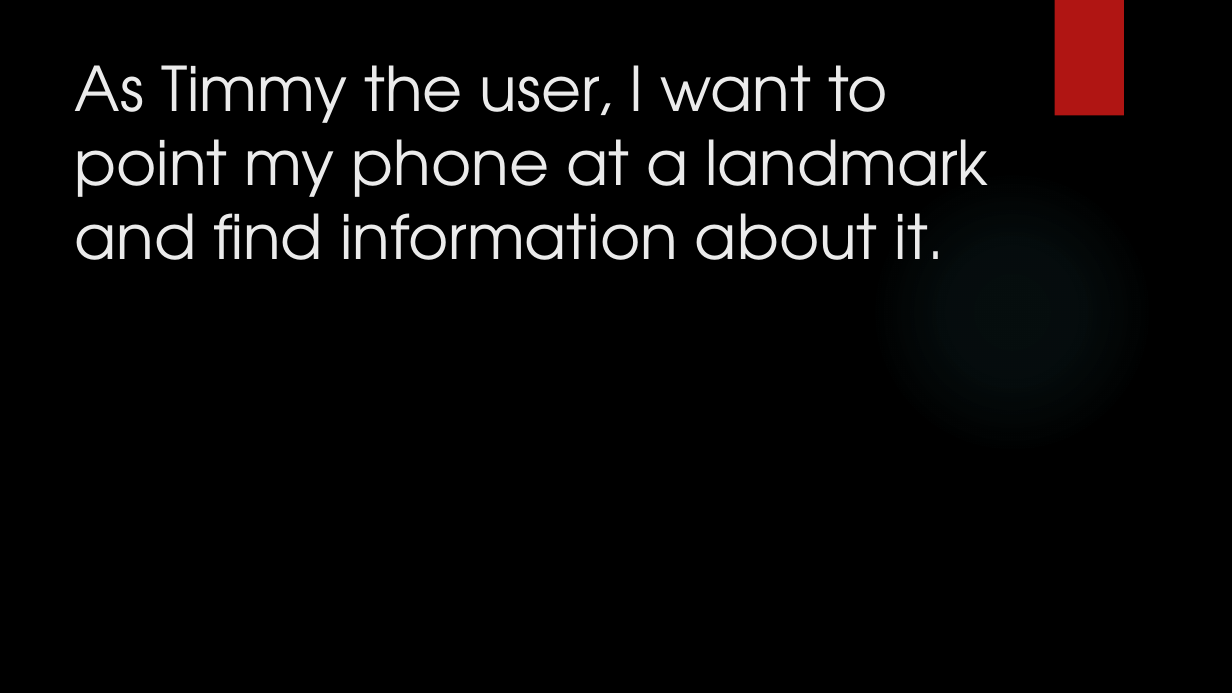
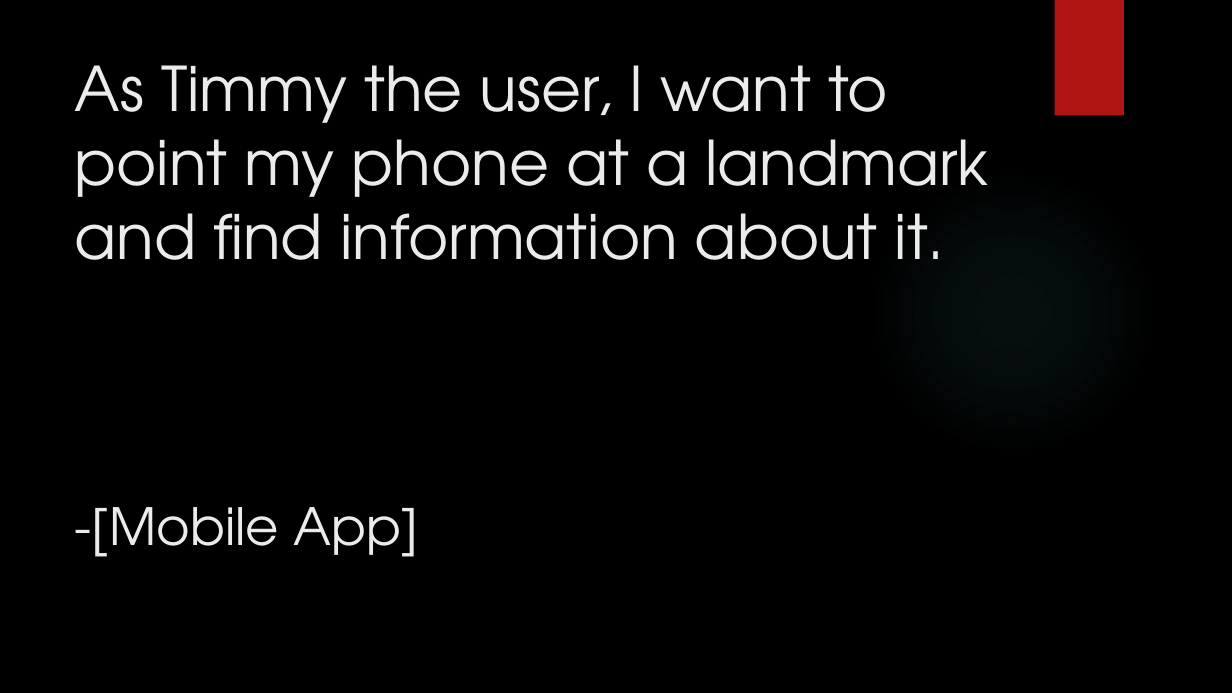
Before and after one commit to junmin-yee/Landmarked, a slide deck: slide 3 of Technology Presentation.pptx (slide 4 before the commit). Drawn at 1232x693 pixels with LibreOffice and Linux fonts; fonts in the diff are those of the drawing; background and template pictures are left out. Boxes give left, top, right and bottom in pixels: in the first picture for what was removed or moved away, otherwise in the second. Text is boxed around its words. In the diff, an @@ line names an element or a change of style, - is before the commit and + after.

```diff
--- a/Technology Presentation.pptx
+++ b/Technology Presentation.pptx
@@ title at box(75, 65, 988, 557): text changed @@
-As Timmy the user, I want to point my phone at a landmark and find information about it.
+As Timmy the user, I want to point my phone at a landmark and find information about it.
+-[Mobile App]
```
Also in this commit, not shown: 14 other slides changed.
